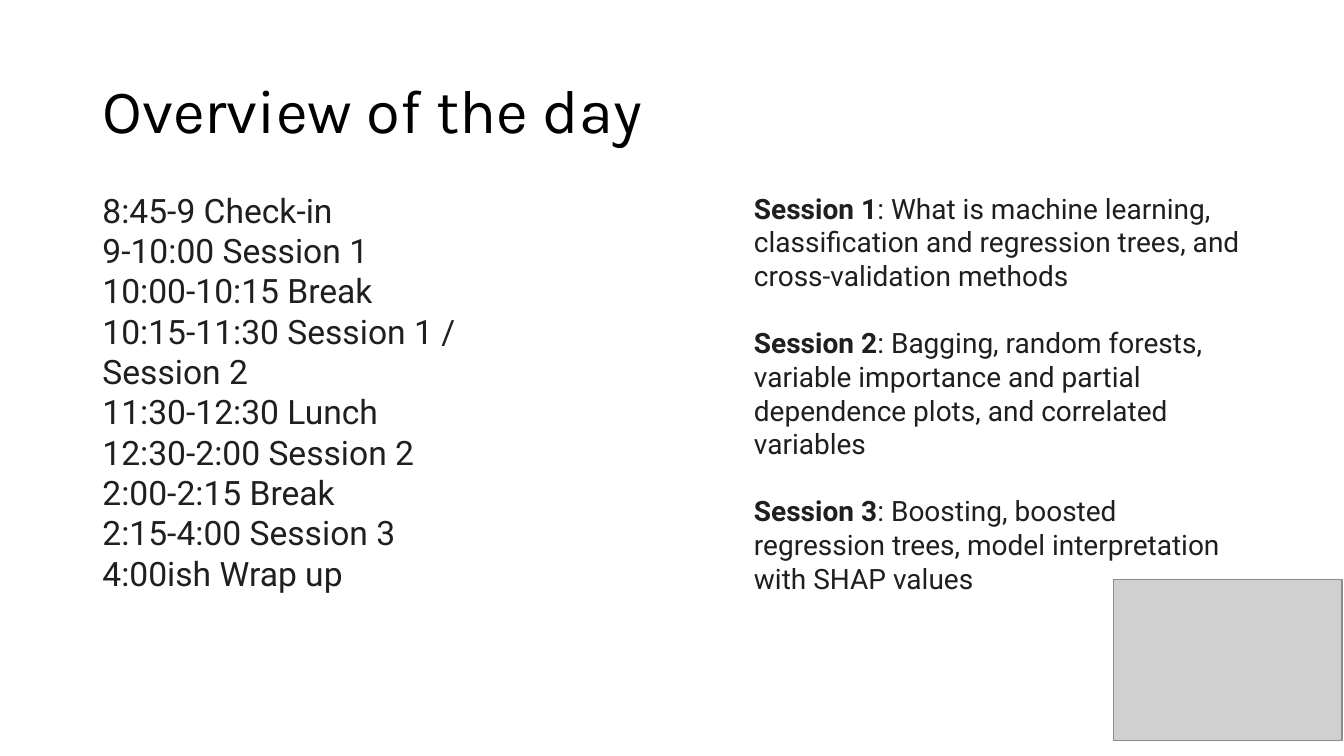
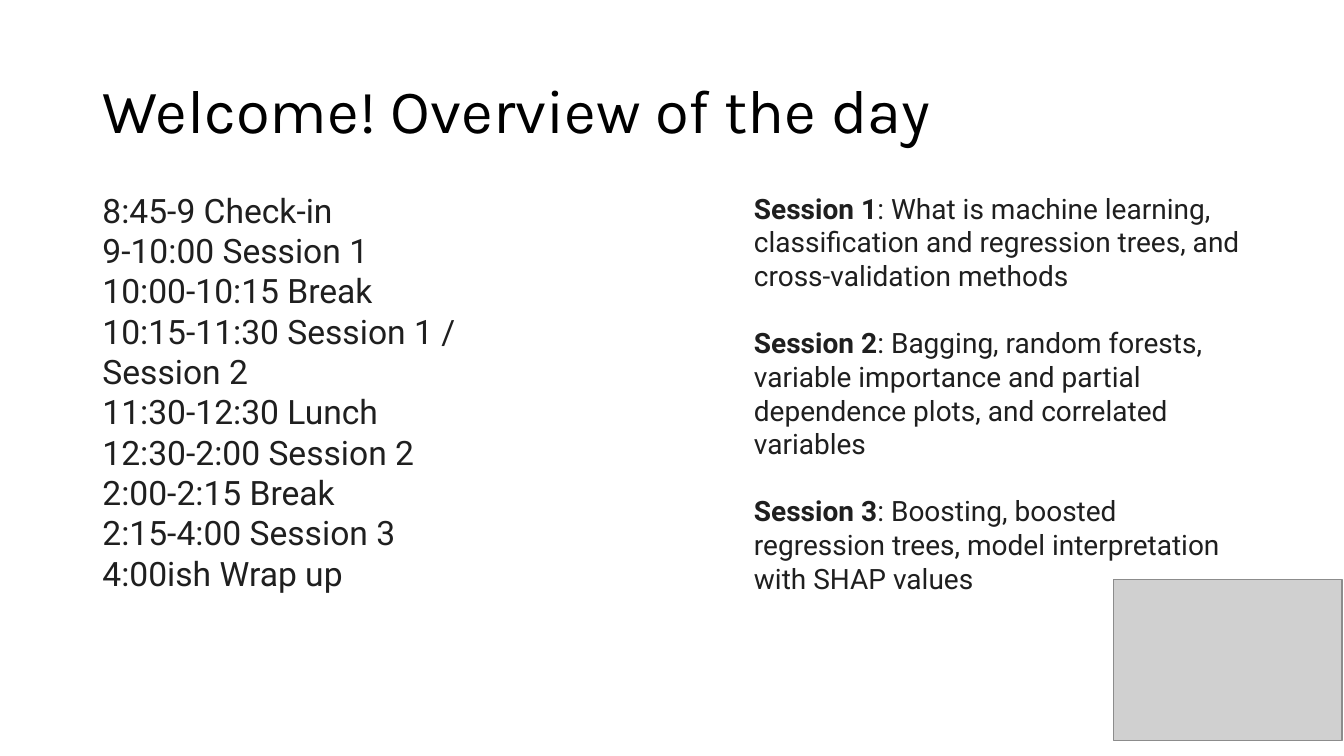
Before and after one commit to grantvagle/ml_methods_workshop, a slide deck: slide 1 of slides/01_what_is_ml.pptx. Drawn at 1344x756 pixels with LibreOffice and Linux fonts; fonts in the diff are those of the drawing; grey boxes stand for pictures. Boxes give left, top, right and bottom in pixels: in the first picture for what was removed or moved away, otherwise in the second. Text is boxed around its words. In the diff, an @@ line names an element or a change of style, - is before the commit and + after.

```diff
--- a/slides/01_what_is_ml.pptx
+++ b/slides/01_what_is_ml.pptx
@@ title at (102,90,930,148): text changed @@
-Overview of the day
+Welcome! Overview of the day
```
Also in this commit, not shown: 1 other slide changed, 1 slide added, 1 other file.
